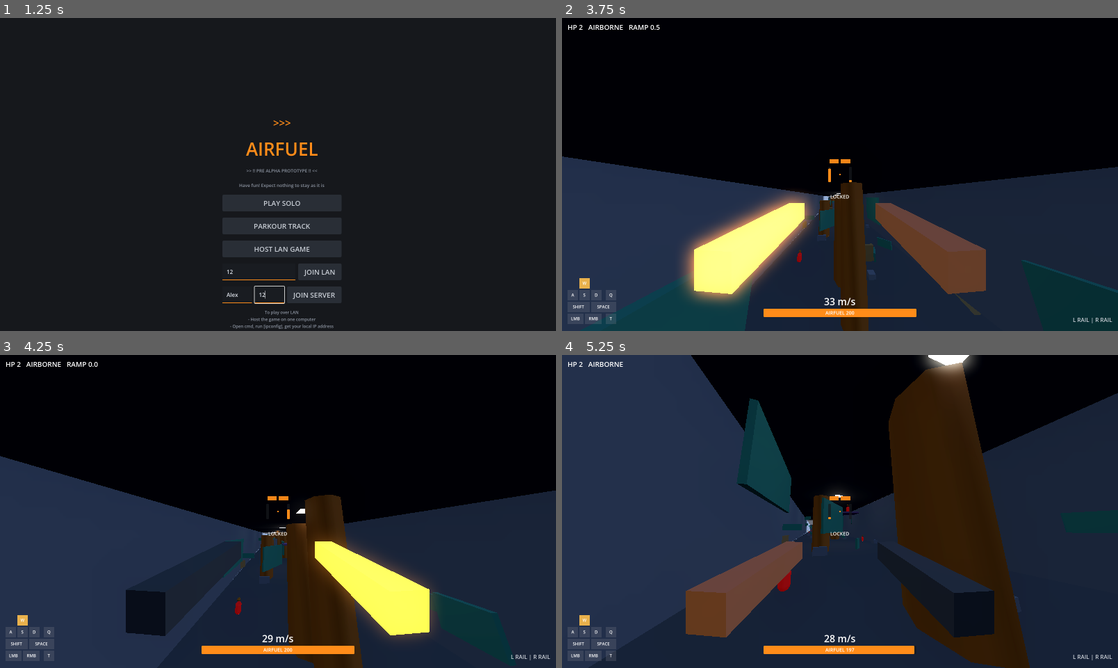
Above: before the commit, frames 1-4 (two rows, left to right).
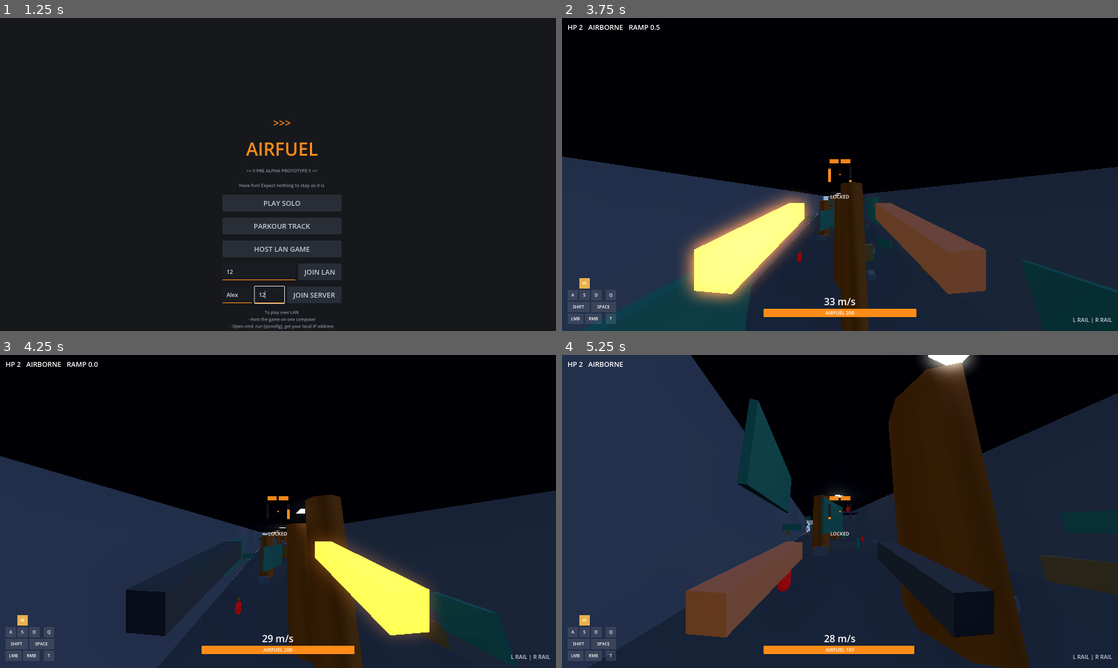
Above: after the commit, the same moments.

Repository: rctcwyvrn/AIRFUEL
Game: Godot game, scene res://src/menu/main_menu.tscn
Two runs of this game, one before a commit and one after it. Both use one fixed random seed, a clock stepped at 60 frames per second and the inputs below.
Inputs (mouse positions are in pixels of both pictures, inside the frame that each line leads up to):
- Up to frame 1 (1.25 s): click (261, 271) at 0.52 s; type "12" at 0.6 s; click (239, 293) at 0.75 s; type "Alex" at 0.83 s; click (266, 293) at 0.98 s; type "12" at 1.07 s
- Up to frame 2 (3.75 s): click "PLAY SOLO" at 1.25 s; tap Enter at 2 s; move the mouse to (867, 174) at 2.02 s; hold W (move_forward) from 2.03 s (still down); tap Shift (dash) at 2.1 s; tap Space (jump) at 2.27, 3.02 s; move the mouse to (812, 174) at 2.77 s; click (812, 174) at 2.85 s; move the mouse to (851, 168) at 3.52 s; right-click (851, 168) at 3.6 s
- Up to frame 3 (4.25 s): keep holding W (move_forward)
- Up to frame 4 (5.25 s): keep holding W (move_forward); move the mouse to (834, 517) at 4.27 s; tap Shift (dash) at 4.35 s; tap Space (jump) at 4.52 s; move the mouse to (878, 514) at 5.02 s; click (878, 514) at 5.1 s

Frame 1 is identical in both runs. In frame 2, less than 0.1% of the frame differs, in the area x 43-76%, y 62-95%; in frame 3, 0.3%; in frame 4, 1.3%, in the area x 39-100%, y 55-77%.

Commit message:
fix grey wedges

Diff:
--- a/game/maps/graybox_corridor.tscn
+++ b/game/maps/graybox_corridor.tscn
@@ -620,56 +620,56 @@
 omni_range = 55.0
 
 [node name="LWedge1" type="CSGPolygon3D" parent="."]
-transform = Transform3D(1, 0, 0, 0, 0, 1, 0, -1, 0, -40, 0, -320)
+transform = Transform3D(1, 0, 0, 0, 0, -1, 0, 1, 0, -40, 0, -320)
 use_collision = true
 polygon = PackedVector2Array(0, 0, 0, 10, 3, 10)
 depth = 6.0
 material = SubResource("mat_fin")
 
 [node name="LWedge2" type="CSGPolygon3D" parent="."]
-transform = Transform3D(1, 0, 0, 0, 0, 1, 0, -1, 0, -40, 8, -84)
+transform = Transform3D(1, 0, 0, 0, 0, -1, 0, 1, 0, -40, 8, -84)
 use_collision = true
 polygon = PackedVector2Array(0, 0, 0, 10, 3, 0)
 depth = 6.0
 material = SubResource("mat_fin")
 
 [node name="LWedge3" type="CSGPolygon3D" parent="."]
-transform = Transform3D(1, 0, 0, 0, 0, 1, 0, -1, 0, -40, 0, 180)
+transform = Transform3D(1, 0, 0, 0, 0, -1, 0, 1, 0, -40, 0, 180)
 use_collision = true
 polygon = PackedVector2Array(0, 0, 0, 10, 3, 10)
 depth = 6.0
 material = SubResource("mat_fin")
 
 [node name="LWedge4" type="CSGPolygon3D" parent="."]
-transform = Transform3D(1, 0, 0, 0, 0, 1, 0, -1, 0, -40, 8, 376)
+transform = Transform3D(1, 0, 0, 0, 0, -1, 0, 1, 0, -40, 8, 376)
 use_collision = true
 polygon = PackedVector2Array(0, 0, 0, 10, 3, 0)
 depth = 6.0
 material = SubResource("mat_fin")
 
 [node name="RWedge1" type="CSGPolygon3D" parent="."]
-transform = Transform3D(1, 0, 0, 0, 0, 1, 0, -1, 0, 40, 8, -236)
+transform = Transform3D(1, 0, 0, 0, 0, -1, 0, 1, 0, 40, 8, -236)
 use_collision = true
 polygon = PackedVector2Array(0, 0, 0, 10, -3, 0)
 depth = 6.0
 material = SubResource("mat_fin")
 
 [node name="RWedge2" type="CSGPolygon3D" parent="."]
-transform = Transform3D(1, 0, 0, 0, 0, 1, 0, -1, 0, 40, 0, -20)
+transform = Transform3D(1, 0, 0, 0, 0, -1, 0, 1, 0, 40, 0, -20)
 use_collision = true
 polygon = PackedVector2Array(0, 0, 0, 10, -3, 10)
 depth = 6.0
 material = SubResource("mat_fin")
 
 [node name="RWedge3" type="CSGPolygon3D" parent="."]
-transform = Transform3D(1, 0, 0, 0, 0, 1, 0, -1, 0, 40, 8, 96)
+transform = Transform3D(1, 0, 0, 0, 0, -1, 0, 1, 0, 40, 8, 96)
 use_collision = true
 polygon = PackedVector2Array(0, 0, 0, 10, -3, 0)
 depth = 6.0
 material = SubResource("mat_fin")
 
 [node name="RWedge4" type="CSGPolygon3D" parent="."]
-transform = Transform3D(1, 0, 0, 0, 0, 1, 0, -1, 0, 40, 0, 300)
+transform = Transform3D(1, 0, 0, 0, 0, -1, 0, 1, 0, 40, 0, 300)
 use_collision = true
 polygon = PackedVector2Array(0, 0, 0, 10, -3, 10)
 depth = 6.0
Not shown, changed: design/DESIGN.md
